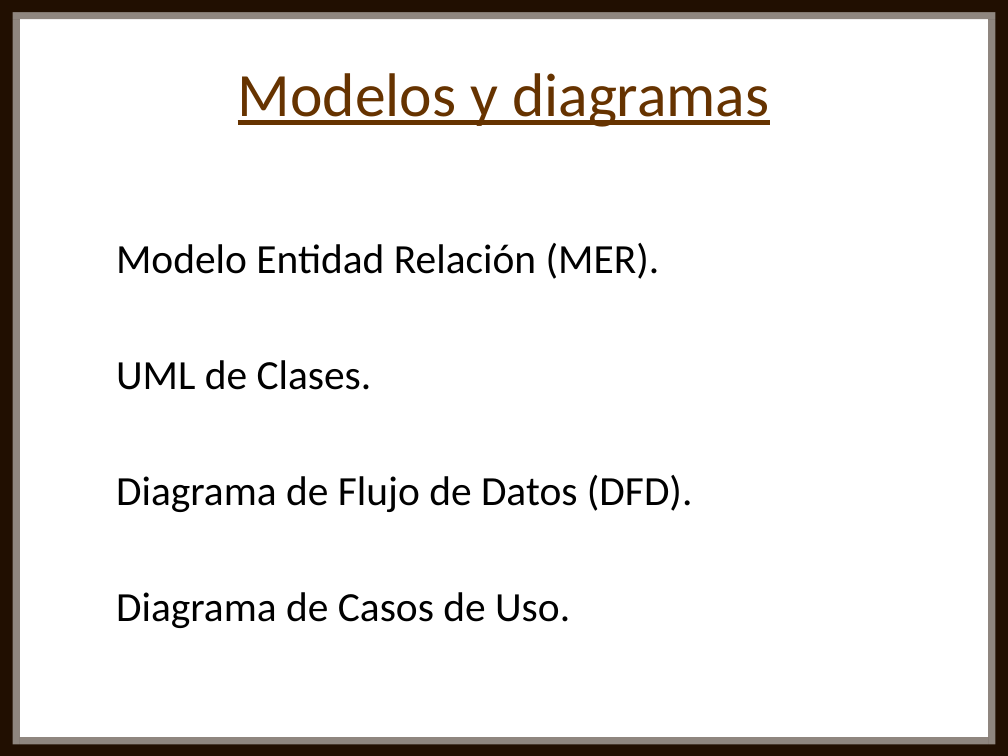
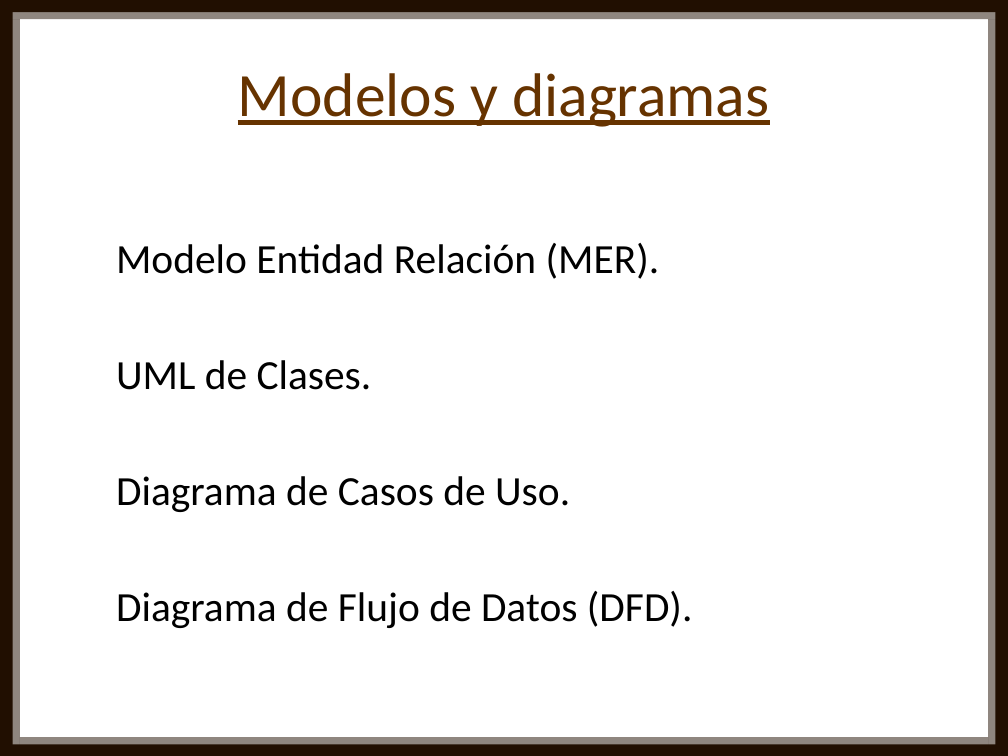
Before and after one commit to Nahuel2998/Nu-CaBuPa, a slide deck: slide 7 of Proyecto/Presentación Nu-CaBuPa.pptx. Drawn at 1008x756 pixels with LibreOffice and Linux fonts; fonts in the diff are those of the drawing. Boxes give left, top, right and bottom in pixels: in the first picture for what was removed or moved away, otherwise in the second. Text is boxed around its words. In the diff, an @@ line names an element or a change of style, - is before the commit and + after.

```diff
--- a/Proyecto/Presentación Nu-CaBuPa.pptx
+++ b/Proyecto/Presentación Nu-CaBuPa.pptx
@@ text at [116,476,570,512]: paragraph added @@
+Diagrama de Casos de Uso.
@@ text at [116,592,570,628]: paragraph removed @@
-Diagrama de Casos de Uso.
```
Also in this commit, not shown: 1 other slide changed.
